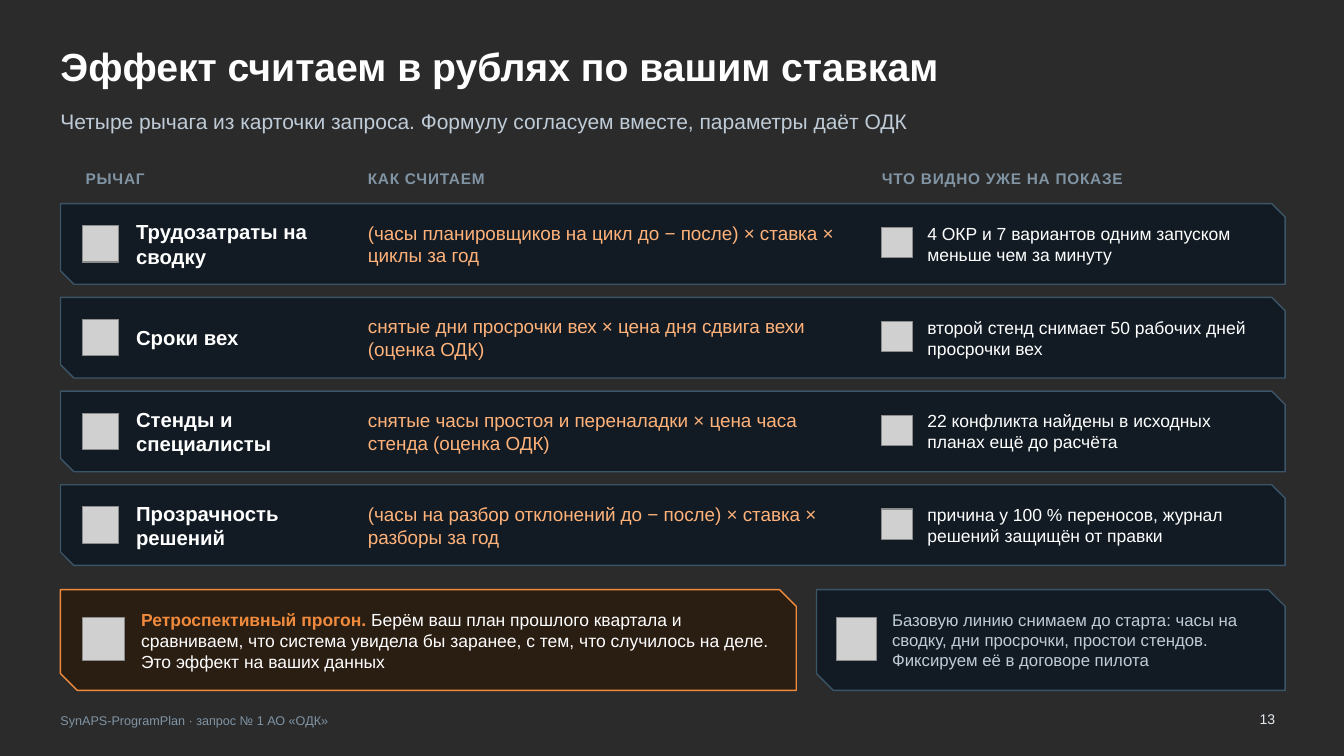
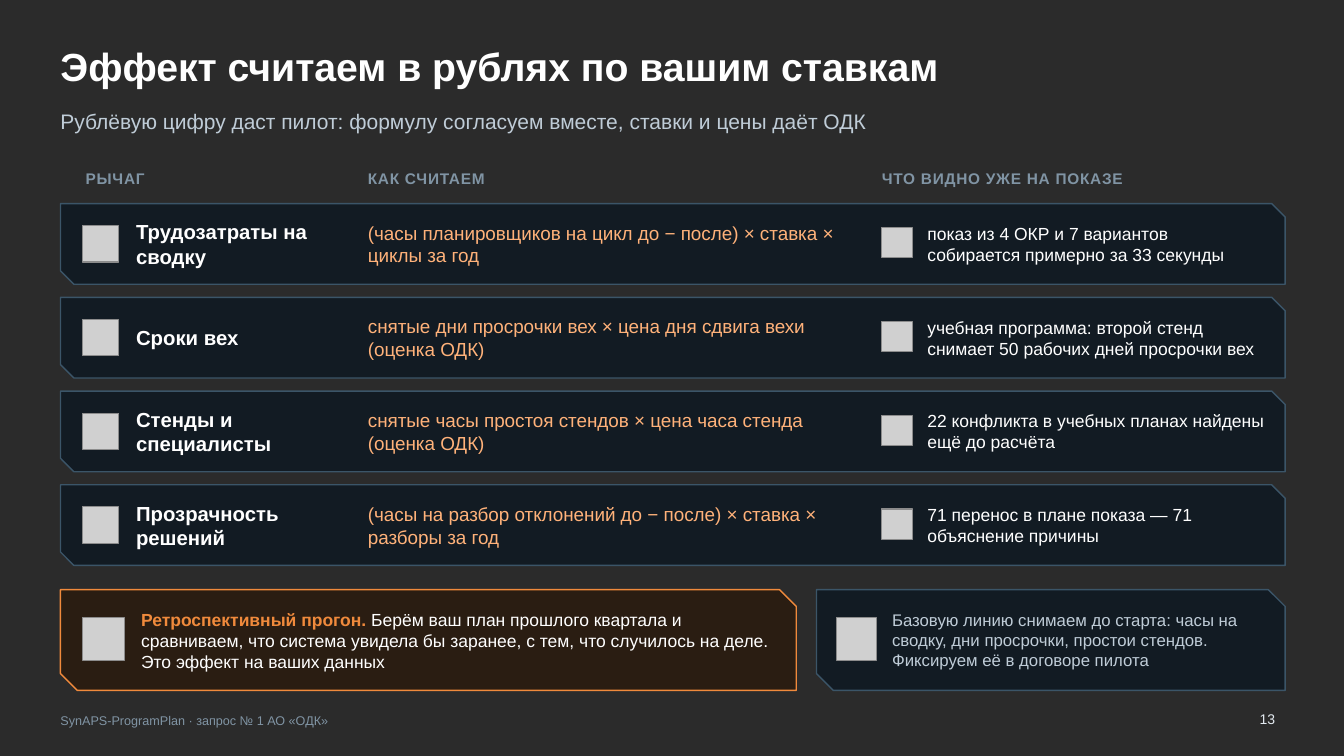
Before and after one commit to KonkovDV/SynAPS-ProgramPlan, a slide deck: slide 13 of SynAPS-ProgramPlan_ODK.pptx. Drawn at 1344x756 pixels with LibreOffice and Linux fonts; fonts in the diff are those of the drawing; grey boxes stand for pictures; background and template pictures are left out; a plain dark background stands for a picture behind light text. Boxes give left, top, right and bottom in pixels: in the first picture for what was removed or moved away, otherwise in the second. Text is boxed around its words. In the diff, an @@ line names an element or a change of style, - is before the commit and + after.

Commit message:
Обновить презентацию для ОДК в PDF и PowerPoint, чтобы со страницы проекта открывалась колода со сверёнными цифрами показа.

```diff
--- a/SynAPS-ProgramPlan_ODK.pptx
+++ b/SynAPS-ProgramPlan_ODK.pptx
@@ text at (x1=60, y1=113, x2=865, y2=134): text changed @@
-Четыре рычага из карточки запроса. Формулу согласуем вместе, параметры даёт ОДК
+Рублёвую цифру даст пилот: формулу согласуем вместе, ставки и цены даёт ОДК
@@ text at (x1=927, y1=227, x2=1224, y2=265): text changed @@
-4 ОКР и 7 вариантов одним запуском меньше чем за минуту
+показ из 4 ОКР и 7 вариантов собирается примерно за 33 секунды
@@ text at (x1=927, y1=321, x2=1254, y2=359): text changed @@
-второй стенд снимает 50 рабочих дней просрочки вех
+учебная программа: второй стенд снимает 50 рабочих дней просрочки вех
@@ text at (x1=368, y1=417, x2=803, y2=454): text changed @@
-снятые часы простоя и переналадки × цена часа стенда (оценка ОДК)
+снятые часы простоя стендов × цена часа стенда (оценка ОДК)
@@ text at (x1=927, y1=414, x2=1264, y2=452): text changed @@
-22 конфликта найдены в исходных планах ещё до расчёта
+22 конфликта в учебных планах найдены ещё до расчёта
@@ text at (x1=927, y1=509, x2=1192, y2=546): text changed @@
-причина у 100 % переносов, журнал решений защищён от правки
+71 перенос в плане показа — 71 объяснение причины
```
Also in this commit, not shown: 15 other slides changed, 1 other file.
